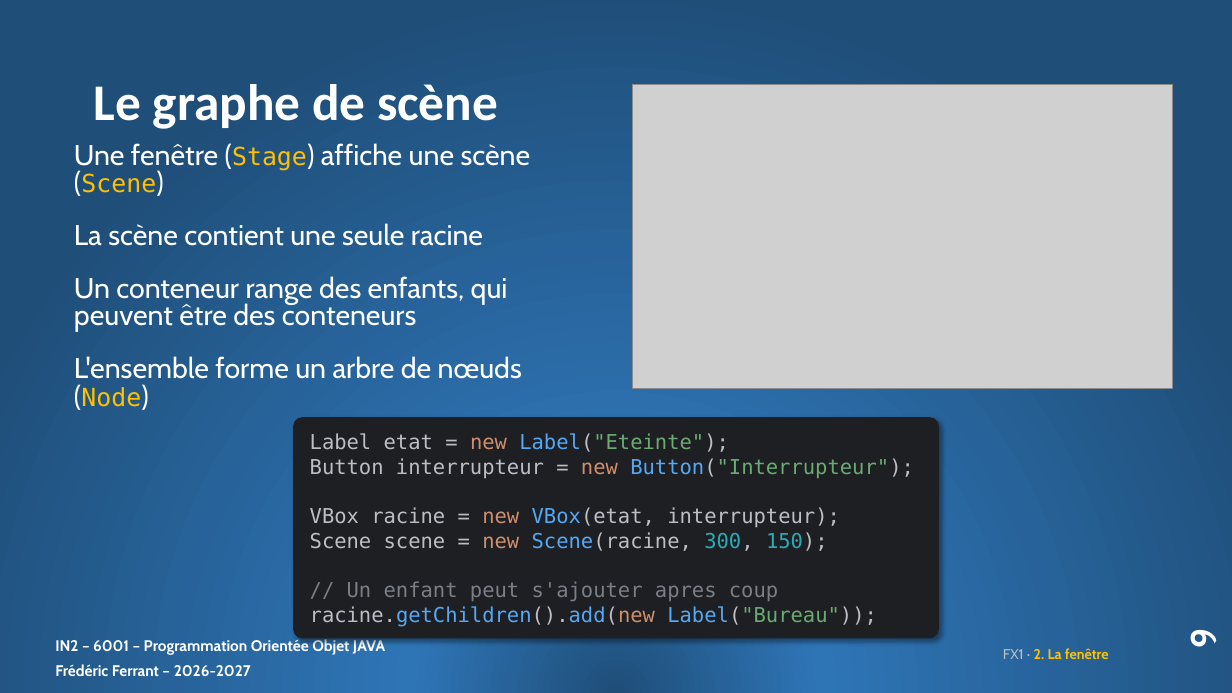
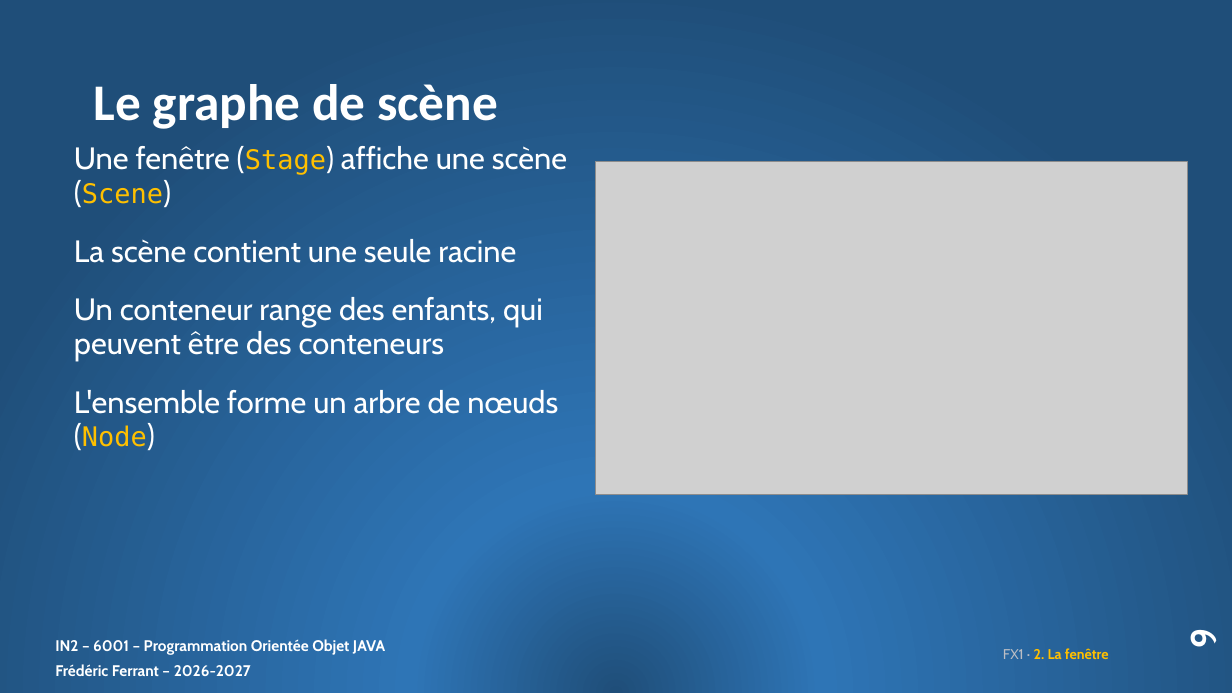
Before and after one commit to ferrantbe/ExercicesJavaClaude, a slide deck: slide 9 of _slides/remanies/14. FX1_slides.pptx. Drawn at 1232x693 pixels with LibreOffice and Linux fonts; fonts in the diff are those of the drawing; grey boxes stand for pictures. Boxes give left, top, right and bottom in pixels: in the first picture for what was removed or moved away, otherwise in the second. Text is boxed around its words. In the diff, an @@ line names an element or a change of style, - is before the commit and + after.

```diff
--- a/_slides/remanies/14. FX1_slides.pptx
+++ b/_slides/remanies/14. FX1_slides.pptx
@@ text "Une fenêtre (Stage) affiche une ..." at [74,146,567,447]: size 22.2 to 24 pt; size 19.4 to 21 pt in "(Stage) (Scene)", "(Node)"; line spacing 0.8 to 0.9 @@
@@ picture: place and size @@
-picture at [633,85,1173,389]
+picture at [596,162,1188,494]
@@ rounded rectangle removed at [293,418,939,639] @@
-Label etat = new Label("Eteinte");
-Button interrupteur = new Button("Interrupteur");
-VBox racine = new VBox(etat, interrupteur);
-Scene scene = new Scene(racine, 300, 150);
-// Un enfant peut s'ajouter apres coup
-racine.getChildren().add(new Label("Bureau"));
```
Also in this commit, not shown: 9 other slides changed, 1 slide added, 2 other files.
